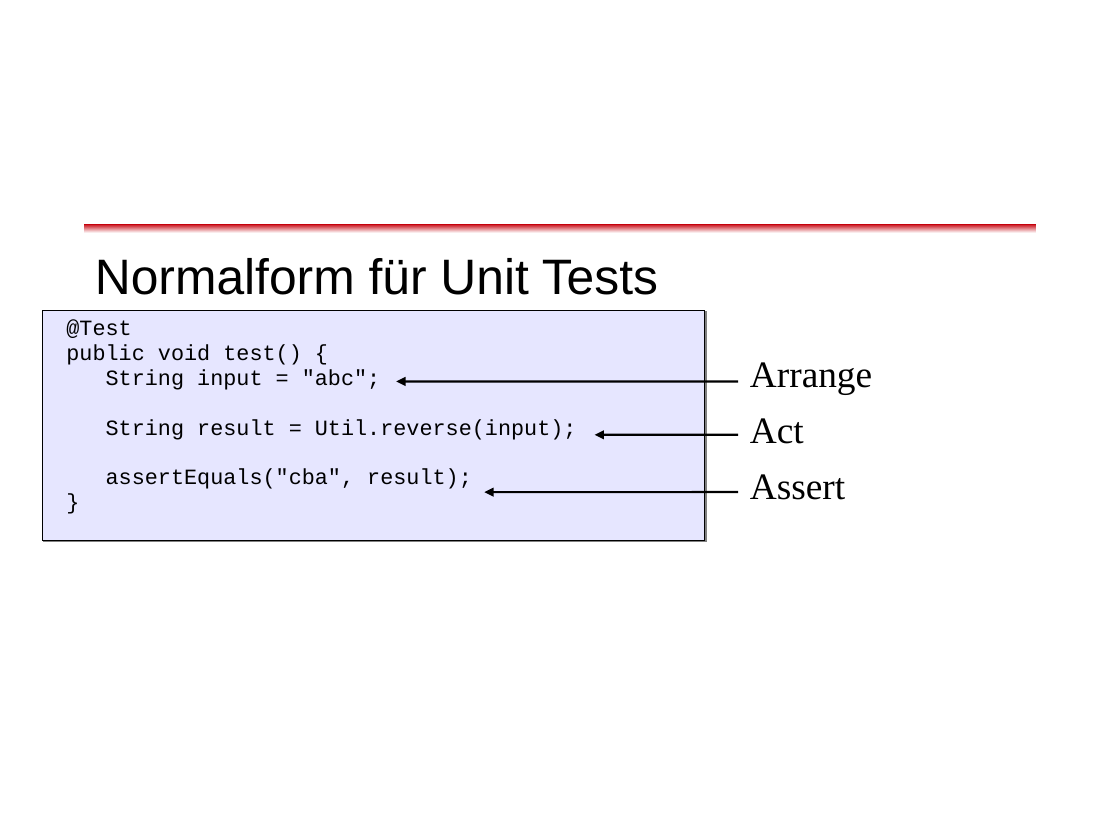
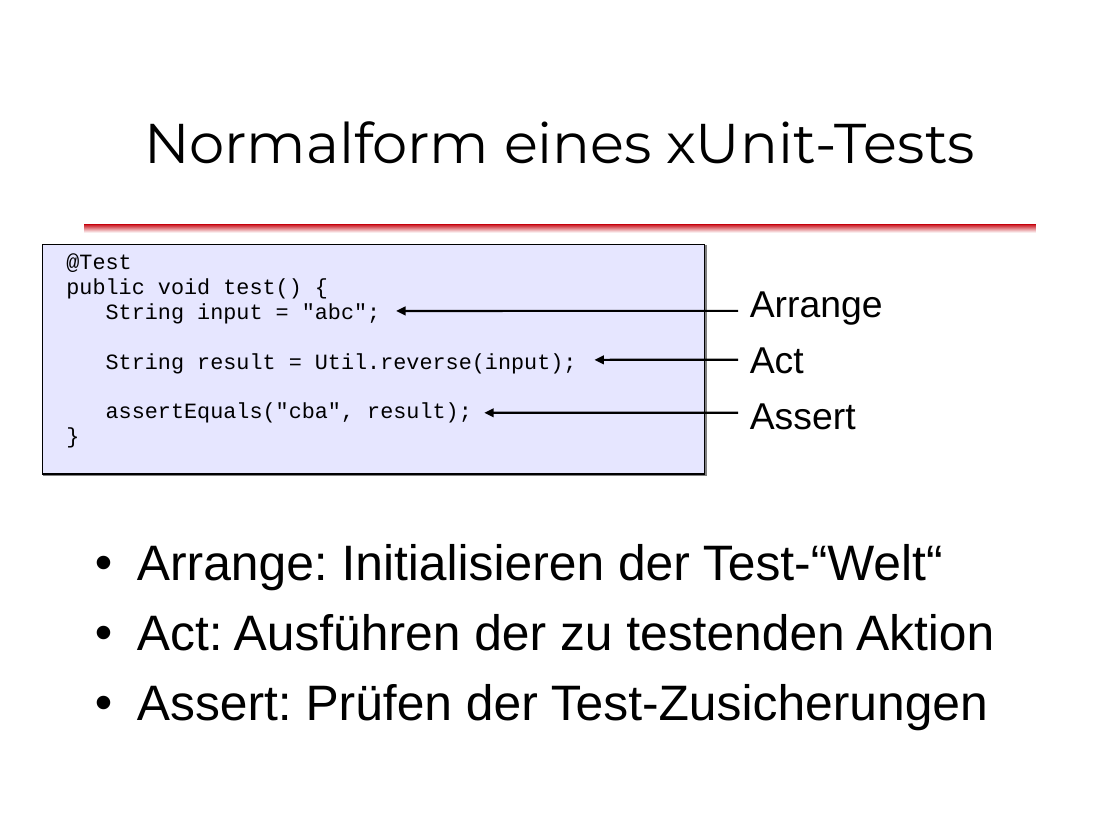
Before and after one commit to dlindner/vorlesung-se2-dhbw, a slide deck: slide 18 of added_2013/Unit Tests mit JUnit (2013).odp (slide 19 before the commit). Drawn at 1120x840 pixels with LibreOffice and Linux fonts; fonts in the diff are those of the drawing; background and template pictures are left out. Boxes give left, top, right and bottom in pixels: in the first picture for what was removed or moved away, otherwise in the second. Text is boxed around its words. In the diff, an @@ line names an element or a change of style, - is before the commit and + after.

Commit message:
Struktur eines JUnit-Tests erklärt

```diff
--- a/added_2013/Unit Tests mit JUnit (2013).odp
+++ b/added_2013/Unit Tests mit JUnit (2013).odp
@@ title added at (x1=144, y1=121, x2=976, y2=164), 36 pt, text #000000 @@
+Normalform eines xUnit-Tests
@@ rectangle "@Test" moved from (x1=43, y1=310, x2=706, y2=540) to (x1=43, y1=244, x2=706, y2=474) @@
@@ text removed at (x1=95, y1=258, x2=658, y2=295) @@
-Normalform für Unit Tests
@@ text "Arrange" moved from (x1=750, y1=362, x2=872, y2=500) to (x1=750, y1=291, x2=883, y2=430) @@
@@ text "Arrange" at (x1=750, y1=291, x2=883, y2=430): font Times New Roman to Arial @@
@@ arrow moved from (738, 382) - (396, 382) to (738, 311) - (396, 311) @@
@@ arrow moved from (738, 435) - (595, 435) to (738, 360) - (595, 360) @@
@@ arrow moved from (738, 492) - (485, 492) to (738, 413) - (485, 413) @@
@@ text added at (x1=137, y1=544, x2=994, y2=730), 32 pt, text #000000 @@
+• Arrange: Initialisieren der Test-“Welt“
+• Act: Ausführen der zu testenden Aktion
+• Assert: Prüfen der Test-Zusicherungen
```
Also in this commit, not shown: 2 other slides changed, 4 slides added, 6 slides removed.
